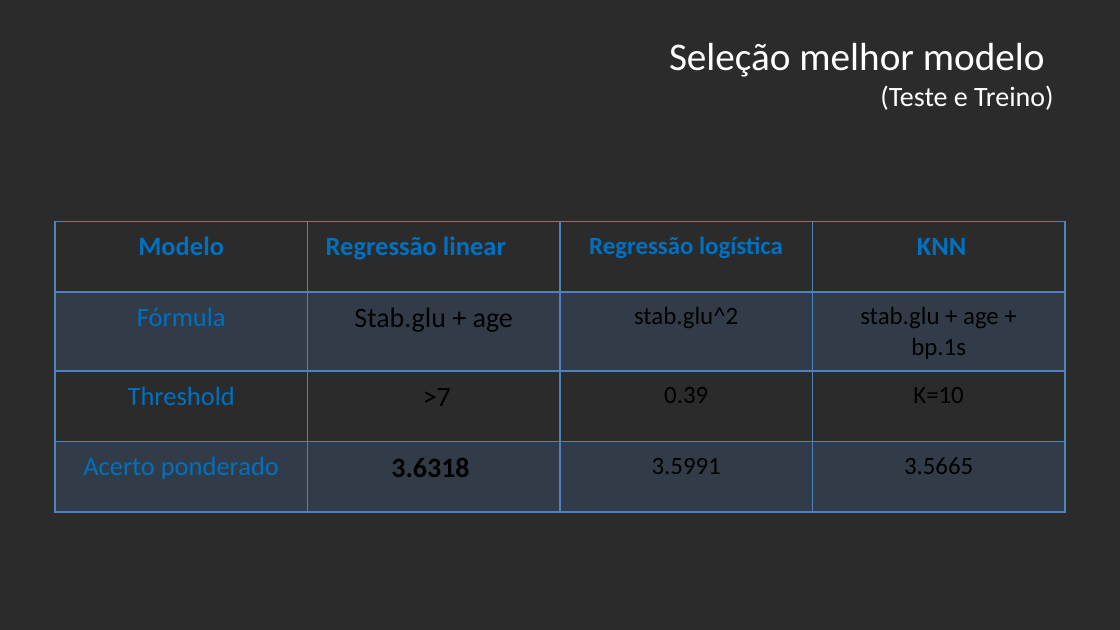
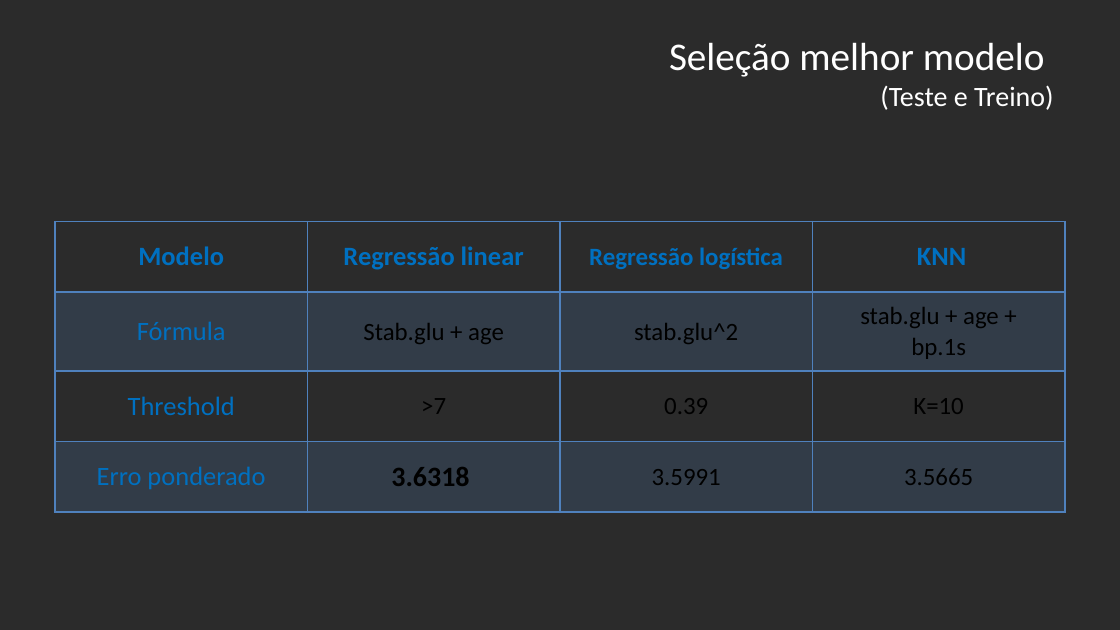
Before and after one commit to josepferreira/aa1-cd, a slide deck: slide 14 of apresentacao.pptx. Drawn at 1120x630 pixels with LibreOffice and Linux fonts; fonts in the diff are those of the drawing; background and template pictures are left out; a plain dark background stands for a picture behind light text. Boxes give left, top, right and bottom in pixels: in the first picture for what was removed or moved away, otherwise in the second. Text is boxed around its words. In the diff, an @@ line names an element or a change of style, - is before the commit and + after.

```diff
--- a/apresentacao.pptx
+++ b/apresentacao.pptx
@@ table at box(55, 222, 1063, 512) @@
-row 4, column 1: Acerto ponderado
+row 4, column 1: Erro ponderado
@@ size 18 to 16 pt in "Stab.glu + age", ">7" @@
@@ alignment left to centre @@
```
Also in this commit, not shown: 2 other slides changed.
